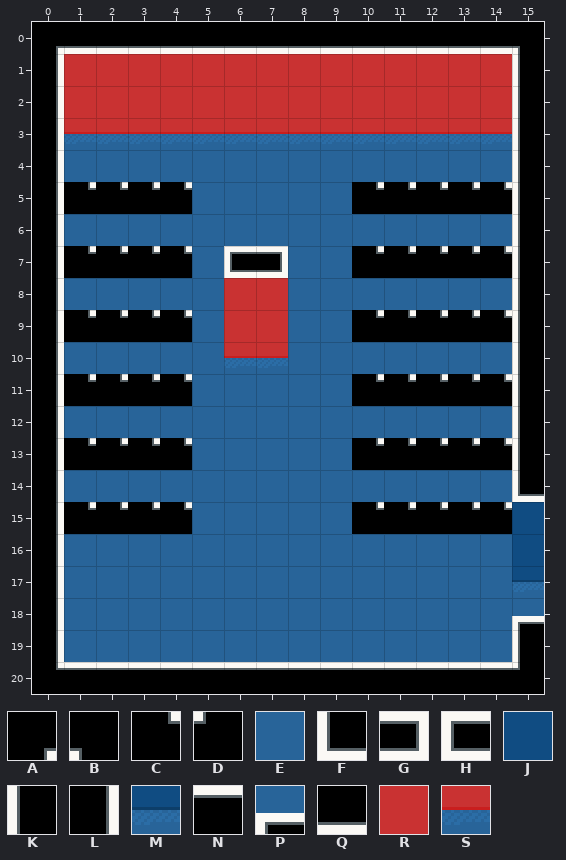
Level history. Tiled map: LCB_Map/data/maps/main_3_hall8.tmx. Above: the version before the commit.
Cells are 64x64 px. Shown: x 0..15, y 0..20.
Key: from "LCB_indoor": A 10, B 11, C 35, D 36, E 48, F 63, G 111, H 136, J 192, K 219, L 240, M 242, N 292, P 384, Q 702, R 727, S 777.
_ is an empty cell.
Layers that did not change in this view are not listed.
Layer "Floor" before, first column x 0:
 0 AQQQQQQQQQQQQQQB
 1 LRRRRRRRRRRRRRRK
 2 LRRRRRRRRRRRRRRK
 3 LSSSSSSSSSSSSSSK
 4 LEEEEEEEEEEEEEEK
 5 LCCCCEEEEECCCCCK
 6 LEEEEEEEEEEEEEEK
 7 LCCCCEHGEECCCCCK
 8 LEEEEERREEEEEEEK
 9 LCCCCERREECCCCCK
10 LEEEEESSEEEEEEEK
11 LCCCCEEEEECCCCCK
12 LEEEEEEEEEEEEEEK
13 LCCCCEEEEECCCCCK
14 LEEEEEEEEEEEEEEF
15 LCCCCEEEEECCCCCJ
16 LEEEEEEEEEEEEEEJ
17 LEEEEEEEEEEEEEEM
18 LEEEEEEEEEEEEEEP
19 LEEEEEEEEEEEEEEK
20 CNNNNNNNNNNNNNND
Now the later version:
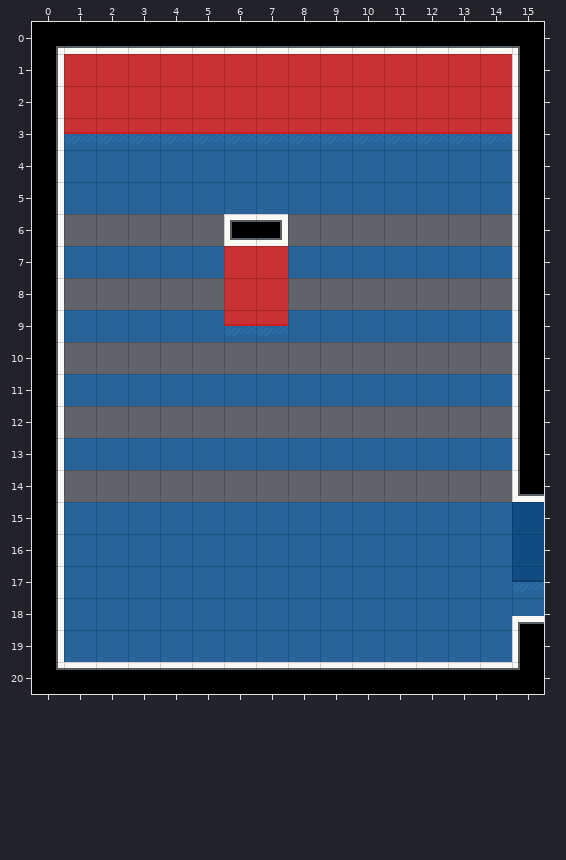
From old to new:
Layer "Floor":
Tile C becomes tile E in row 5 at x 1 to 4 and 10 to 14; in row 7 at x 1 to 4 and 10 to 14; in row 9 at x 1 to 4 and 10 to 14; in row 11 at x 1 to 4 and 10 to 14; in row 13 at x 1 to 4 and 10 to 14; in row 15 at x 1 to 4 and 10 to 14.
Tile E becomes tile G in row 6 at x 7.
Tile E becomes tile H in row 6 at x 6.
Tile G becomes tile R in row 7 at x 7.
Tile H becomes tile R in row 7 at x 6.
Tile R becomes tile S in row 9 at x 6 to 7.
The author cleared tile E in row 6 at x 1 to 5 and 8 to 14; in row 8 at x 1 to 5 and 8 to 14; in row 10 at x 1 to 5 and 8 to 14; in row 12 at x 1 to 14; in row 14 at x 1 to 14.
The author cleared tile S in row 10 at x 6 to 7.
Where, in picture pixels (left, top, right, bottom), the same in both pictures:
changed: (64, 182, 512, 534)
